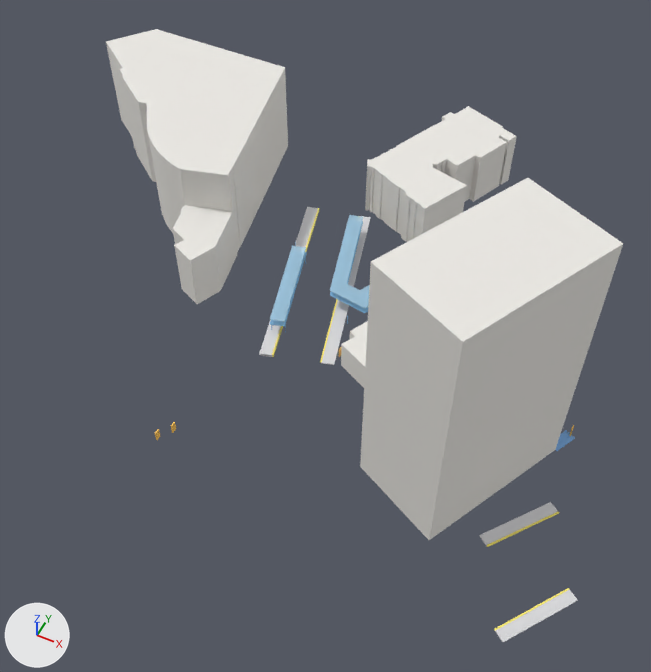
Before and after pictures for a commit that changed the glTF model bern-research/stations/models/8571393-bern-eigerplatz.glb.
One viewpoint serves both versions: a 50 mm camera at (73.8, -127.4, 151.3) aimed at (16.5, -12.8, 8.0). Every picture has the same lights, and +X, +Y and +Z are marked at lower left. The older version comes first. Vertices at exactly the same position are counted once.

The scene before the commit, as lines of its bpy script (objects in view):
```python
me_boarding_edge_0 = bpy.data.meshes.new('boarding_edge@0')
me_boarding_edge_0.from_pydata(...)  # 40 vertices, 60 faces; spans x -8.1..79.8, y -54.9..34.7, z -0.6..1.1
me_boarding_edge_0.materials.append(mat_boarding_edge)  # yellow #f7e76f
me_building_part_x = bpy.data.meshes.new('building_part@x')
me_building_part_x.from_pydata(...)  # 264 vertices, 528 faces; spans x -75.9..68.5, y -43.5..72.0, z 0.0..56.0
me_building_part_x.materials.append(mat_building_part)  # white #eceae5
me_platform_body_0 = bpy.data.meshes.new('platform_body@0')
me_platform_body_0.from_pydata(...)  # 40 vertices, 60 faces; spans x -10.8..81.7, y -56.2..35.4, z -0.6..1.1
me_platform_body_0.materials.append(mat_platform_body)  # light grey #dadadd
me_roof_0 = bpy.data.meshes.new('roof@0')
me_roof_0.from_pydata(...)  # 24 vertices, 40 faces; spans x -5.0..25.7, y -11.0..29.6, z 4.3..4.5
me_roof_0.materials.append(mat_roof)  # blue #b3ddf6
ob_boarding_edge_0 = bpy.data.objects.new('boarding_edge@0', me_boarding_edge_0)
ob_boarding_edge_0.location = (0.0, 0.0, 0.0)
ob_building_part_x = bpy.data.objects.new('building_part@x', me_building_part_x)
ob_building_part_x.location = (0.0, 0.0, 0.0)
ob_platform_body_0 = bpy.data.objects.new('platform_body@0', me_platform_body_0)
ob_platform_body_0.location = (0.0, 0.0, 0.0)
ob_roof_0 = bpy.data.objects.new('roof@0', me_roof_0)
ob_roof_0.location = (0.0, 0.0, 0.0)
```
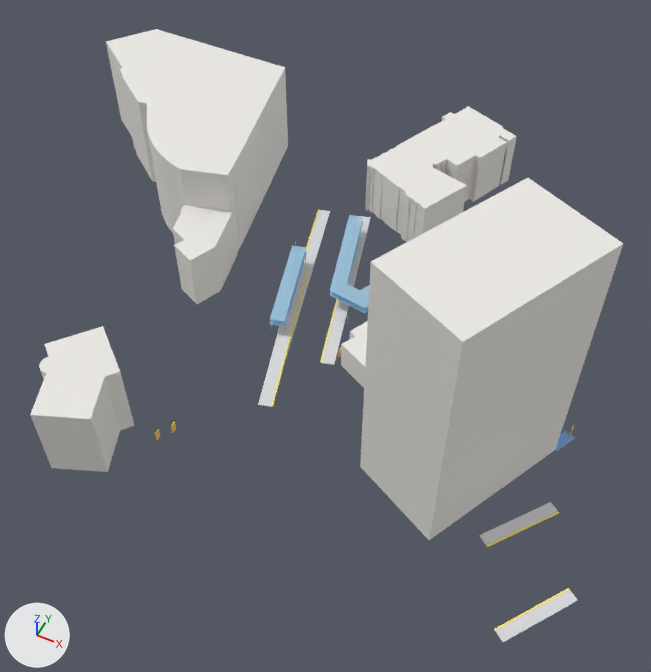
Location of each change, (x1, y1, x2, y2) in pixels of the pictures (651 x 672 px; the box of a moved part takes in the faces that stretch with it):
'building_part@x', reshaped (15% wider)
    before: (106, 29, 623, 540)
    after: (30, 29, 623, 540)
'platform_body@0', reshaped
    before: (259, 207, 578, 642)
    after: (258, 210, 578, 642)
'boarding_edge@0', reshaped
    before: (272, 208, 569, 631)
    after: (271, 209, 569, 631)
part 1 of me_boarding_edge_0, moved or reshaped
    before: (272, 208, 319, 356)
    after: (271, 269, 309, 407)
part 2 of me_platform_body_0, moved or reshaped
    before: (259, 354, 272, 357)
    after: (286, 210, 330, 357)
part 3 of me_platform_body_0, moved or reshaped
    before: (259, 207, 318, 356)
    after: (258, 268, 307, 407)
part 4 of me_building_part_x, added
    after: (30, 326, 135, 472)

The change, as a list of edits to the scene's bpy script:
```text
Change me_boarding_edge_0:
    where me_boarding_edge_0.from_pydata(...)  # 40 vertices, 60 faces; spans x -8.1..79.8, y -54.9..34.7, z -0.6..1.1
    used by ob_boarding_edge_0; location = (0.0, 0.0, 0.0)
    me_boarding_edge_0 part 1: the loose piece of 8 vertices spanning x -8.1..5.6, y -16.7..32.3, z -0.2..0.0 is scaled about its middle by (-0.918, -0.821, 1), then moved by (7.2, -16.8, 0.0)
Change me_platform_body_0:
    used by ob_platform_body_0; location = (0.0, 0.0, 0.0)
    remove me_platform_body_0.from_pydata(...)  # 40 vertices, 60 faces; spans x -10.8..81.7, y -56.2..35.4, z -0.6..1.1
    add me_platform_body_0.from_pydata(...)  # 40 vertices, 60 faces; spans x -7.9..81.7, y -56.2..35.4, z -0.6..1.1
    me_platform_body_0 part 2: the loose piece of 8 vertices spanning x -10.8..5.4, y -17.5..32.2, z -0.6..-0.4 is moved by (2.9, 0.8, 0.0)
    me_platform_body_0 part 3
    me_platform_body_0.vertices[8].co: (2.5, -17.5, 0.0) -> (-0.2, 11.1, 0.0)  # pixel (259, 353) -> pixel (307, 269)
    me_platform_body_0.vertices[9].co: (5.4, -16.7, 0.0) -> (-3.0, 10.2, 0.0)  # pixel (272, 355) -> not seen
    me_platform_body_0.vertices[10].co: (2.5, -17.5, -0.2) -> (-0.2, 11.1, -0.2)  # pixel (259, 354) -> pixel (307, 269)
    me_platform_body_0.vertices[11].co: (5.4, -16.7, -0.2) -> (-3.0, 10.2, -0.2)  # pixel (272, 356) -> not seen
    me_platform_body_0.vertices[12].co: (-10.8, 31.4, 0.0) -> (12.1, -29.1, 0.0)  # pixel (307, 206) -> pixel (272, 406)
    me_platform_body_0.vertices[13].co: (-7.9, 32.2, 0.0) -> (9.3, -30.0, 0.0)  # pixel (318, 208) -> pixel (258, 404)
    me_platform_body_0.vertices[14].co: (-10.8, 31.4, -0.2) -> (12.1, -29.1, -0.2)  # pixel (307, 207) -> pixel (272, 407)
    me_platform_body_0.vertices[15].co: (-7.9, 32.2, -0.2) -> (9.3, -30.0, -0.2)  # pixel (318, 209) -> pixel (258, 405)
Change me_building_part_x:
    used by ob_building_part_x; location = (0.0, 0.0, 0.0)
    remove me_building_part_x.from_pydata(...)  # 264 vertices, 528 faces; spans x -75.9..68.5, y -43.5..72.0, z 0.0..56.0
    add me_building_part_x.from_pydata(...)  # 294 vertices, 584 faces; spans x -75.9..68.5, y -62.1..72.0, z 0.0..56.0
    me_building_part_x part 4: a new loose piece of 30 vertices spanning x -28.2..-9.1, y -62.1..-37.9, z 0.0..17.5, in mat_building_part (white #eceae5)
```
